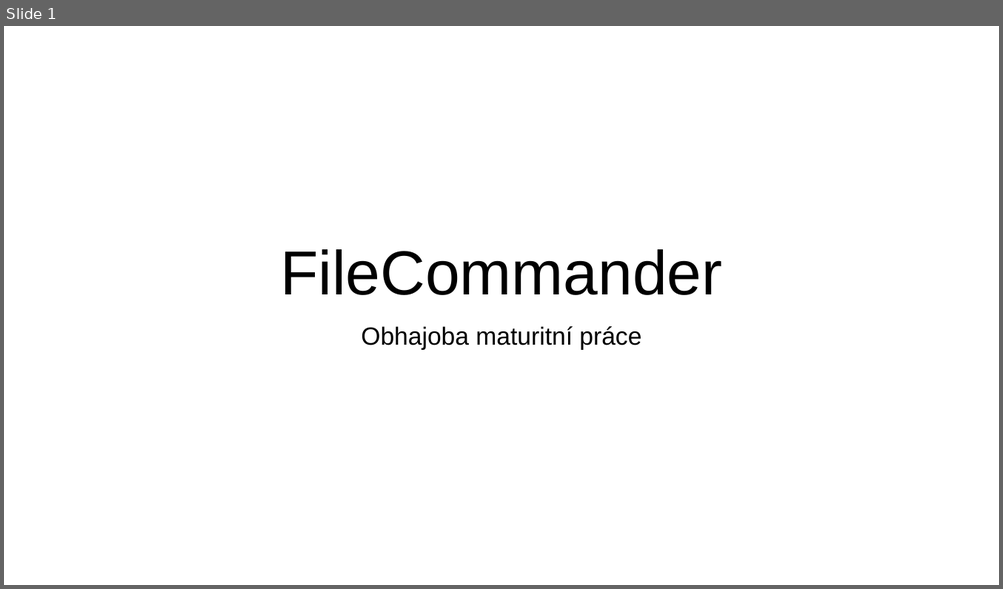
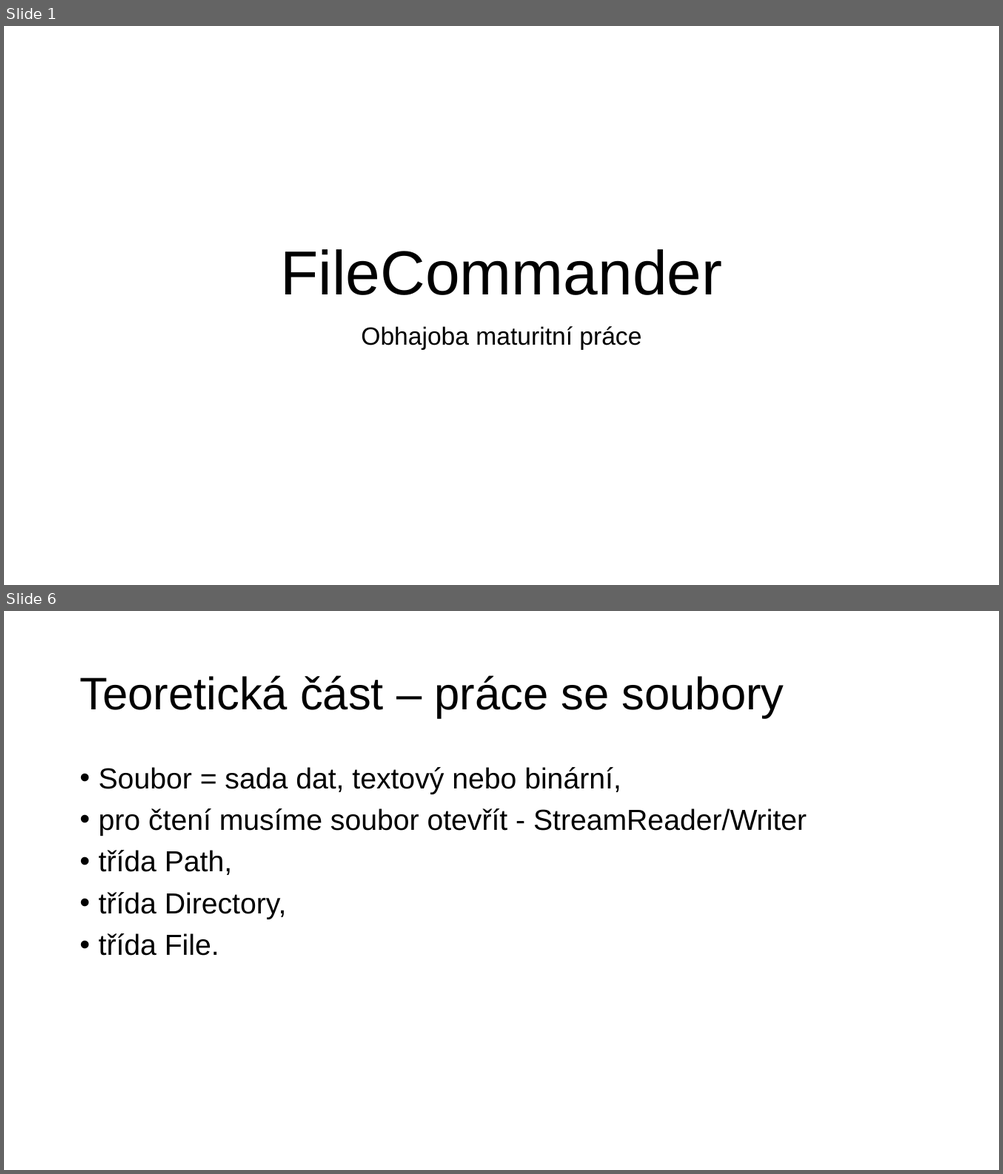
Before and after one commit to Okarisu/FileCommander, a slide deck: Obhajoba.pptx. Shown one above the other, each under a label of ours: slide 1 before the commit, slides 1 and 6 after it; the slides between them are not shown. The pictures are 1003x589 and 1003x1174 pixels, drawn with LibreOffice and Linux fonts; fonts in the diff are those of the drawing. Boxes give left, top, right and bottom in pixels: in the first picture for what was removed or moved away, otherwise in the second. Text is boxed around its words. In the diff, an @@ line names an element or a change of style, - is before the commit and + after.

```diff
--- a/Obhajoba.pptx
+++ b/Obhajoba.pptx
@@ slide 6 added at (4, 611, 999, 1170), background #FFFFFF @@
@@ title added at (79, 675, 784, 718), 44 pt, text #000000 @@
+Teoretická část – práce se soubory
@@ text added at (99, 767, 806, 956), 28 pt, text #000000 @@
+• Soubor = sada dat, textový nebo binární,
+• pro čtení musíme soubor otevřít - StreamReader/Writer
+• třída Path,
+• třída Directory,
+• třída File.
```
Also in this commit, not shown: 2 slides changed, 4 other slides added.
